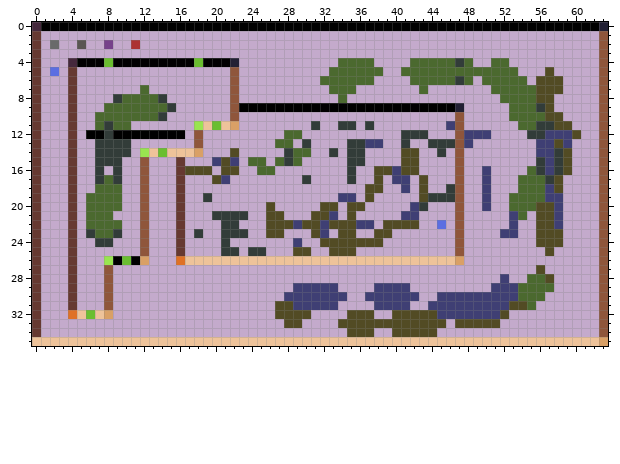
One commit to this pixel-art sprite: assets/maps/test-room-one.png. That is the earlier state.
The file is 64x36 pixels.
Once edited:
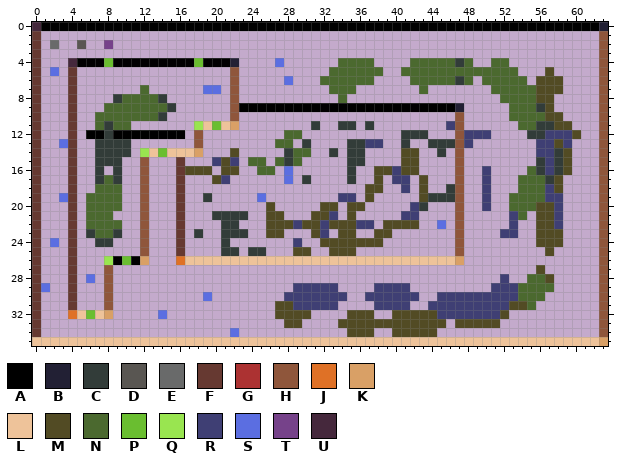
Palette (. is transparent): A #000000  B #222034  C #323c39  D #595652  E #696a6a  F #663931  G #ac3232  H #8f563b  J #df7126  K #d9a066  L #eec39a  M #524b24  N #4b692f  P #6abe30  Q #99e550  R #3f3f74  S #5b6ee1  T #76428a  U #45283c
The edit:
y 2: x 11 G -> .
y 4: x 27 . -> S
y 6: x 28 . -> S
y 7: x 19..20 .. -> SS
y 13: x 3 . -> S
y 16..17: x 28 . -> S
y 19: x 3 . -> S; x 25 . -> S
y 24: x 2 . -> S
y 28: x 6 . -> S
y 29: x 1 . -> S
y 30: x 19 . -> S
y 32: x 14 . -> S
y 34: x 22 . -> S
